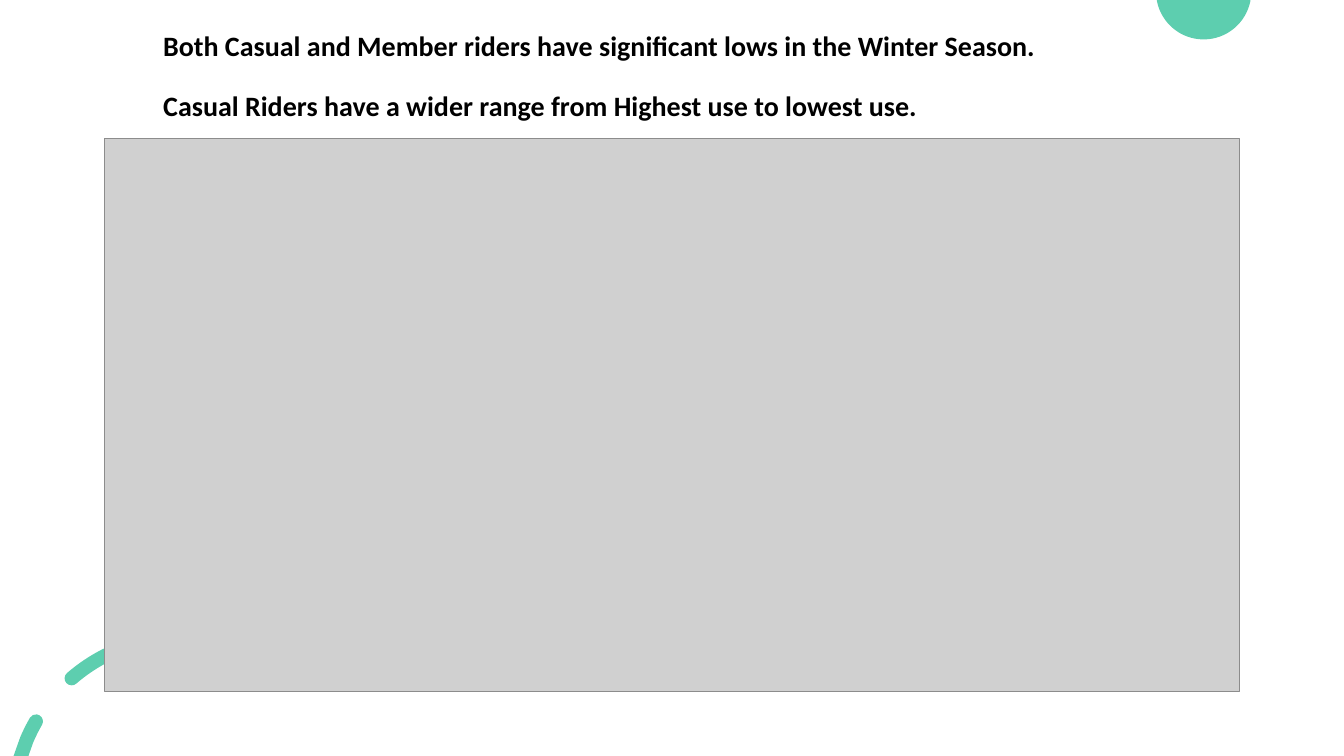
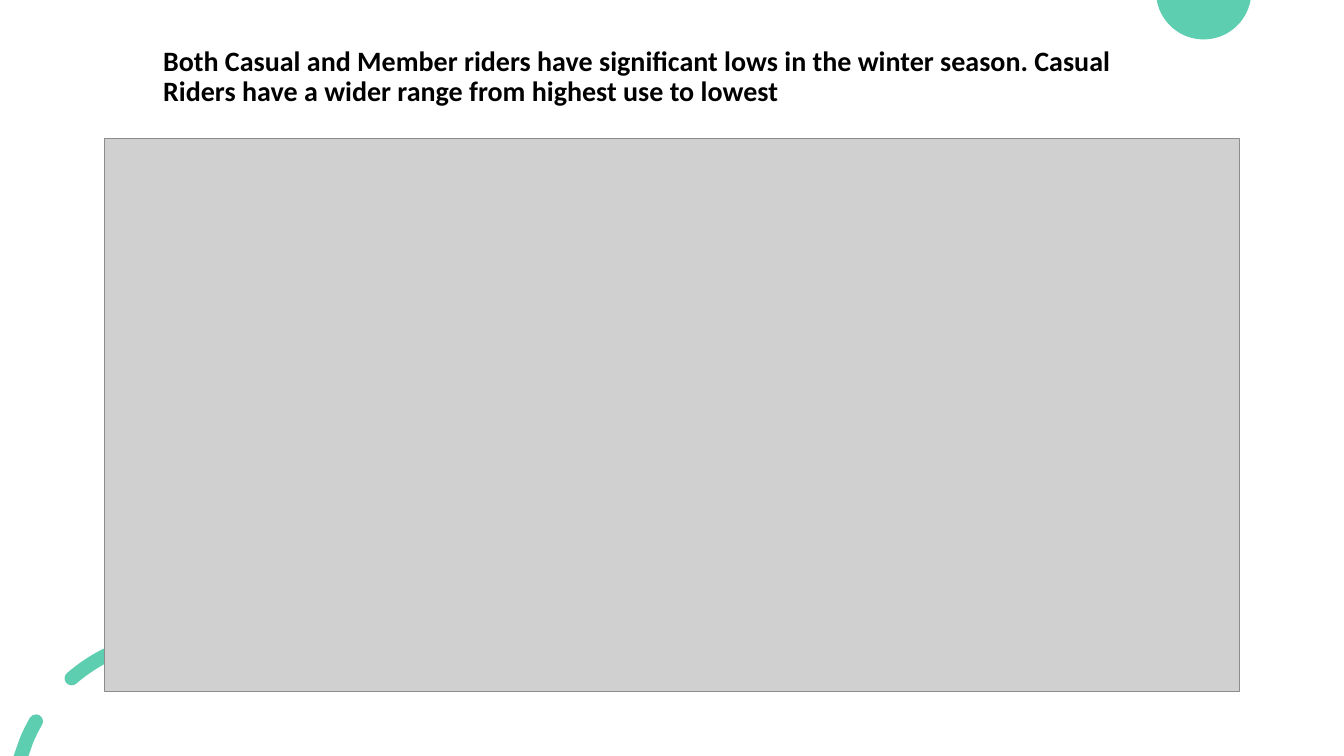
Before and after one commit to Ermiasmolla/.github.io, a slide deck: slide 6 of Cyclistic Case Study.pptx. Drawn at 1344x756 pixels with LibreOffice and Linux fonts; fonts in the diff are those of the drawing; grey boxes stand for pictures. Boxes give left, top, right and bottom in pixels: in the first picture for what was removed or moved away, otherwise in the second. Text is boxed around its words. In the diff, an @@ line names an element or a change of style, - is before the commit and + after.

```diff
--- a/Cyclistic Case Study.pptx
+++ b/Cyclistic Case Study.pptx
@@ title at box(163, 51, 1110, 106): text changed @@
-Both Casual and Member riders have significant lows in the Winter Season.
-Casual Riders have a wider range from Highest use to lowest use.
+Both Casual and Member riders have significant lows in the winter season. Casual Riders have a wider range from highest use to lowest
```
Also in this commit, not shown: 4 other slides changed, 3 other files.
